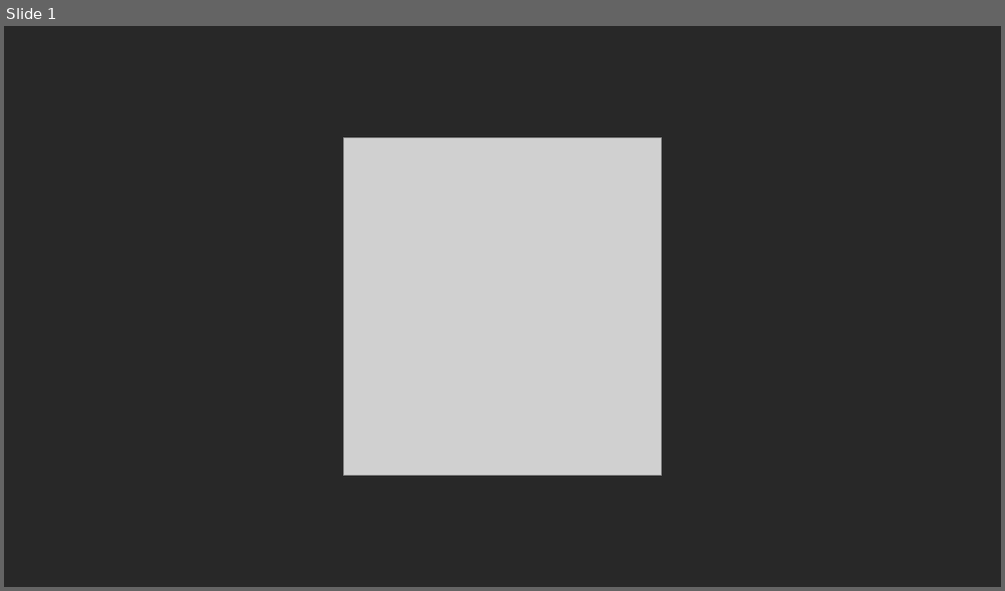
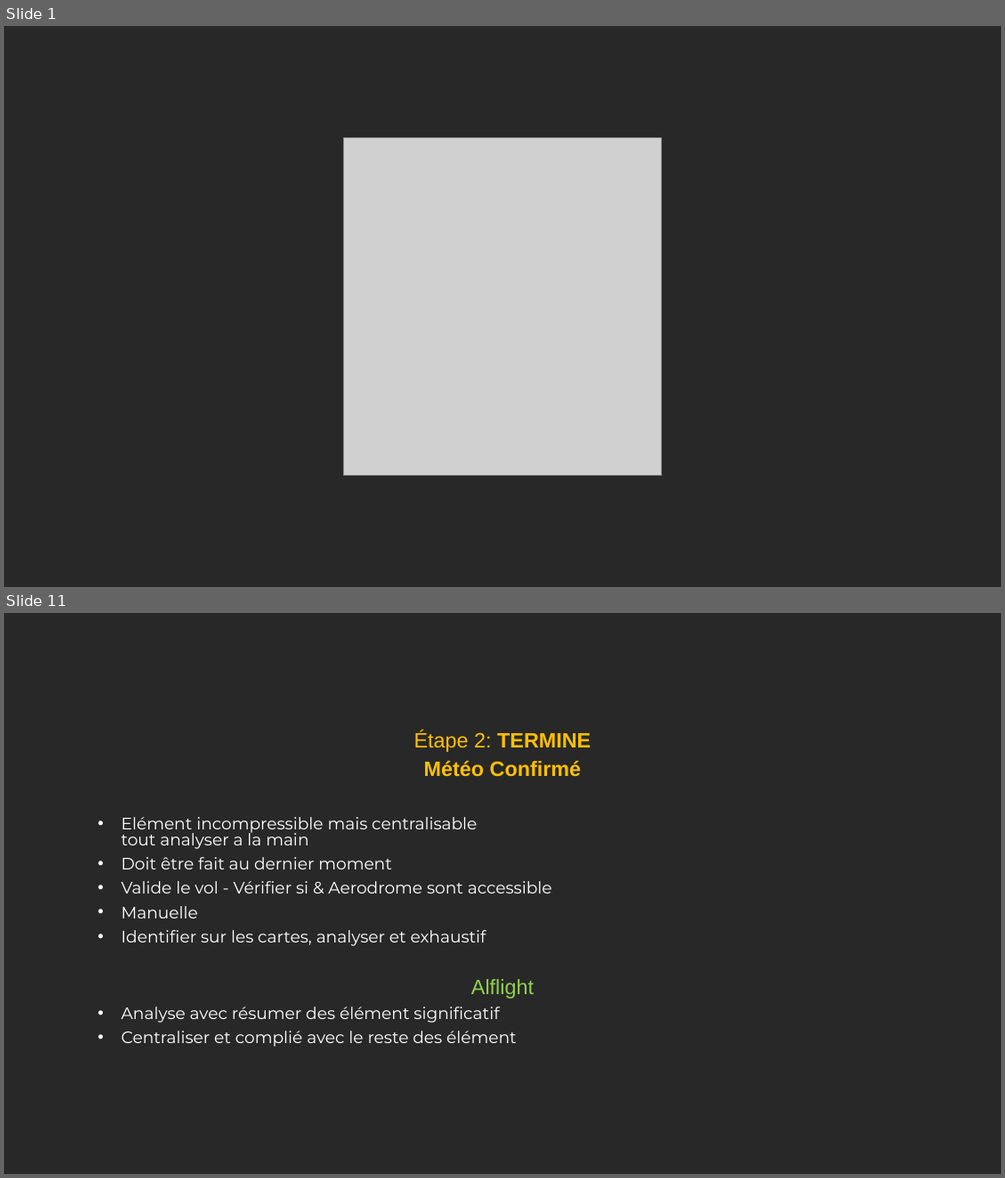
Before and after one commit to Ne0hermes/alflight, a slide deck: ALFlight_Presentation_Complete.pptx. Shown one above the other, each under a label of ours: slide 1 before the commit, slides 1 and 11 after it; the slides between them are not shown. The pictures are 1005x591 and 1005x1178 pixels, drawn with LibreOffice and Linux fonts; fonts in the diff are those of the drawing; grey boxes stand for pictures. Boxes give left, top, right and bottom in pixels: in the first picture for what was removed or moved away, otherwise in the second. Text is boxed around its words. In the diff, an @@ line names an element or a change of style, - is before the commit and + after.

```diff
--- a/ALFlight_Presentation_Complete.pptx
+++ b/ALFlight_Presentation_Complete.pptx
@@ slide 11 added at (4, 613, 1001, 1174), background #282828 @@
@@ text added at (121, 731, 591, 1046), 16 pt, text #FFFFFF @@
+Étape 2: TERMINE
+Météo Confirmé
+• Elément incompressible mais centralisable
+  tout analyser a la main
+• Doit être fait au dernier moment
+• Valide le vol - Vérifier si & Aerodrome sont accessible
+• Manuelle
+• Identifier sur les cartes, analyser et exhaustif
+Alflight
+• Analyse avec résumer des élément significatif
+• Centraliser et complié avec le reste des élément
```
Also in this commit, not shown: 29 slides changed, 4 other slides added, 1 slide removed, 34 other files.
